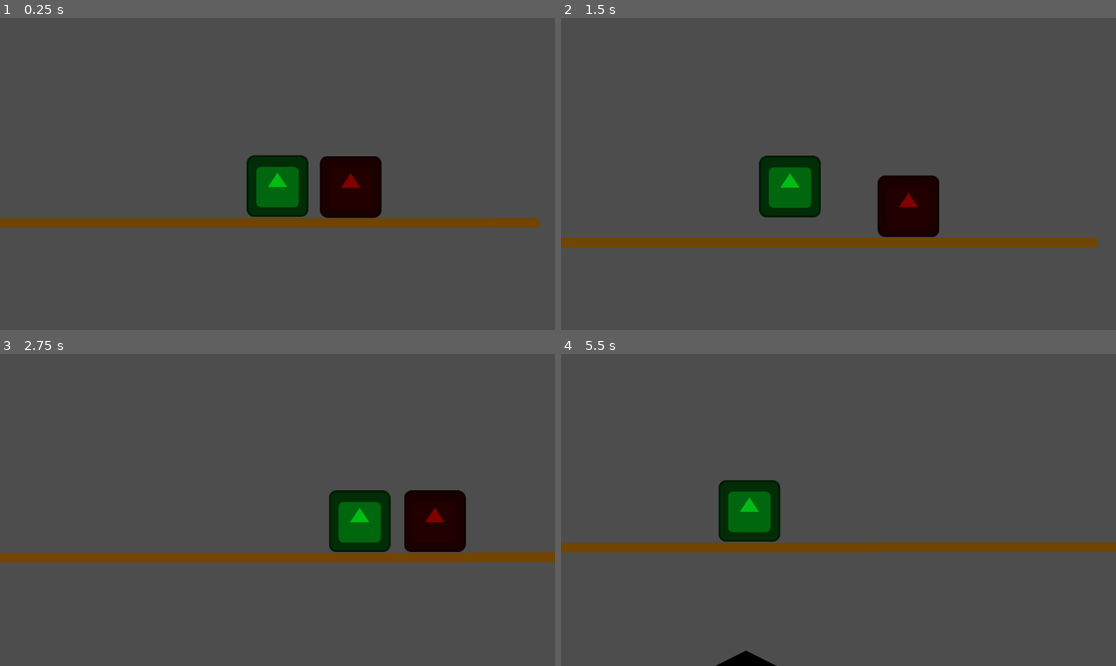
Above: before the commit, frames 1-4 (two rows, left to right).
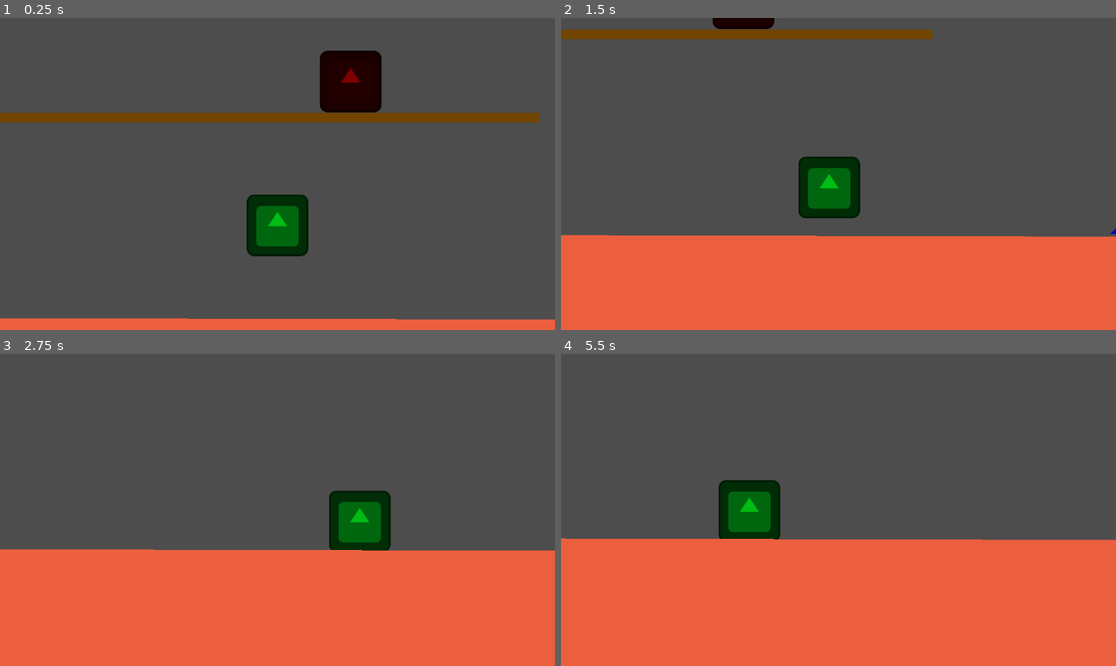
Above: after the commit, the same moments.

Repository: ericxinui/new-game
Game: Godot game, scene res://main.tscn
Same seed, same stepped clock (60 frames per second), same inputs: the game is played once before the commit and once after it. The engine's default icon, where the game draws it, is replaced by a stand-in: a white triangle on a blue panel in a dark square.
Inputs:
- Up to frame 1 (0.25 s): no input
- Up to frame 2 (1.5 s): hold Right (move_right) 0.53-1.28 s; tap Up (jump) at 0.77 s; hold Left (move_left) from 1.28 s (still down)
- Up to frame 3 (2.75 s): tap Up (jump) at 1.52 s; release Left (move_left) at 2.03 s; hold Right (move_right) from 2.03 s (still down)
- Up to frame 4 (5.5 s): tap Up (jump) at 3.02, 3.77, 4.52 s; release Right (move_right) at 3.53 s; hold Left (move_left) from 3.53 s (still down)

The runs differ from the first frame. In frame 1, 17% of the frame differs, in the area x 0-100%, y 10-100%; in frame 2, 38%; in frame 3, 39%; in frame 4, 41%, in the area x 0-100%, y 59-100%.

Commit message:
feature: enhance teleportation effects with wisps and adjustable parameters

Diff:
--- a/area_2d_portal.gd
+++ b/area_2d_portal.gd
@@ -12,8 +12,20 @@
 @export var floor_probe_depth: float = 2000.0
 ## Push the contact point along the floor normal so the character sits on top, not inside.
 @export var floor_surface_clearance: float = 4.0
+## Time between entry effect and actual reposition.
+@export var teleport_travel_delay: float = 0.35
+## Particle tuning for teleport wisps.
+@export var teleport_wisp_amount: int = 38
+@export var teleport_wisp_lifetime: float = 0.45
+@export var teleport_wisp_radius: float = 26.0
+@export var teleport_wisp_speed_min: float = 30.0
+@export var teleport_wisp_speed_max: float = 80.0
+@export var teleport_wisp_radial_accel: float = 260.0
+@export var teleport_wisp_size_px: int = 8
 
 var _rng := RandomNumberGenerator.new()
+var _teleport_in_progress := false
+var _wisp_texture: Texture2D
 
 
 func _ready() -> void:
@@ -92,8 +104,70 @@
 	return space.intersect_ray(query)
 
 
+func _get_wisp_texture() -> Texture2D:
+	if _wisp_texture != null:
+		return _wisp_texture
+	var size := maxi(4, teleport_wisp_size_px)
+	var img := Image.create(size, size, false, Image.FORMAT_RGBA8)
+	img.fill(Color(0.0, 0.0, 0.0, 0.0))
+	var center := Vector2((size - 1) * 0.5, (size - 1) * 0.5)
+	var radius := center.x
+	for y in range(size):
+		for x in range(size):
+			var p := Vector2(x, y)
+			var dist := p.distance_to(center)
+			if dist > radius:
+				continue
+			var t := 1.0 - (dist / radius)
+			var alpha := pow(t, 1.8)
+			img.set_pixel(x, y, Color(1.0, 1.0, 1.0, alpha))
+	_wisp_texture = ImageTexture.create_from_image(img)
+	return _wisp_texture
+
+
+func _spawn_teleport_wisps(world_pos: Vector2, inward: bool) -> void:
+	var particles := GPUParticles2D.new()
+	particles.one_shot = true
+	particles.amount = teleport_wisp_amount
+	particles.lifetime = teleport_wisp_lifetime
+	particles.explosiveness = 1.0
+	particles.texture = _get_wisp_texture()
+	particles.local_coords = false
+	particles.global_position = world_pos
+	particles.top_level = true
+	particles.z_as_relative = false
+	particles.z_index = 100
+	var mat := ParticleProcessMaterial.new()
+	mat.gravity = Vector3.ZERO
+	mat.emission_shape = ParticleProcessMaterial.EMISSION_SHAPE_RING
+	mat.emission_ring_radius = teleport_wisp_radius
+	mat.emission_ring_inner_radius = teleport_wisp_radius * 0.55
+	mat.initial_velocity_min = teleport_wisp_speed_min
+	mat.initial_velocity_max = teleport_wisp_speed_max
+	mat.direction = Vector3(0.0, -1.0, 0.0)
+	mat.spread = 180.0
+	mat.angular_velocity_min = -120.0
+	mat.angular_velocity_max = 120.0
+	if inward:
+		mat.radial_accel_min = -teleport_wisp_radial_accel
+		mat.radial_accel_max = -teleport_wisp_radial_accel * 0.7
+		mat.color = Color(0.65, 0.95, 1.0, 0.95)
+	else:
+		mat.radial_accel_min = teleport_wisp_radial_accel
+		mat.radial_accel_max = teleport_wisp_radial_accel * 1.35
+		mat.color = Color(0.9, 1.0, 1.0, 0.95)
+	particles.process_material = mat
+	get_tree().current_scene.add_child(particles)
+	particles.emitting = true
+	if not particles.finished.is_connected(particles.queue_free):
+		particles.finished.connect(particles.queue_free)
+
+
 func _on_body_entered(body: Node2D) -> void:
 	if body is CharacterBody2D:
+		if _teleport_in_progress:
+			return
+		_teleport_in_progress = true
 		var character := body as CharacterBody2D
 		var r := _bounds_global()
 		var rx := _rng.randf_range(r.position.x, r.end.x)
@@ -107,5 +181,14 @@
 			var hit_nor: Vector2 = hit["normal"]
 			var anchor: Vector2 = hit_pos + hit_nor * floor_surface_clearance
 			target = Vector2(rx, anchor.y - rel_bottom)
+		var start_pos := character.global_position
+		_spawn_teleport_wisps(start_pos, true)
+		character.velocity = Vector2.ZERO
+		await get_tree().create_timer(teleport_travel_delay).timeout
+		if not is_instance_valid(character):
+			_teleport_in_progress = false
+			return
 		character.call_deferred("set", "global_position", target)
 		character.call_deferred("set", "velocity", Vector2.ZERO)
+		_spawn_teleport_wisps(target, false)
+		_teleport_in_progress = false
--- a/main.tscn
+++ b/main.tscn
@@ -26,6 +26,7 @@
 players = [NodePath("CharacterBody2D"), NodePath("CharacterBody2D2")]
 
 [node name="CharacterBody2D" parent="." unique_id=256313423 instance=ExtResource("1_ig7tw")]
+position = Vector2(0, 300)
 CHAR_COLOR = Color(2.3102762e-06, 0.73907375, 0.07874375, 1)
 
 [node name="StaticBody2D" type="StaticBody2D" parent="." unique_id=609473047]
@@ -102,6 +103,10 @@
 
 [node name="Area2DPortal" type="Area2D" parent="." unique_id=327348271]
 script = ExtResource("5_lquwl")
+teleport_travel_delay = 0.55
+teleport_wisp_lifetime = 0.65
+teleport_wisp_radius = 60.0
+teleport_wisp_size_px = 15
 
 [node name="Polygon2D" type="Polygon2D" parent="Area2DPortal" unique_id=750666316]
 color = Color(0, 0, 0, 1)
